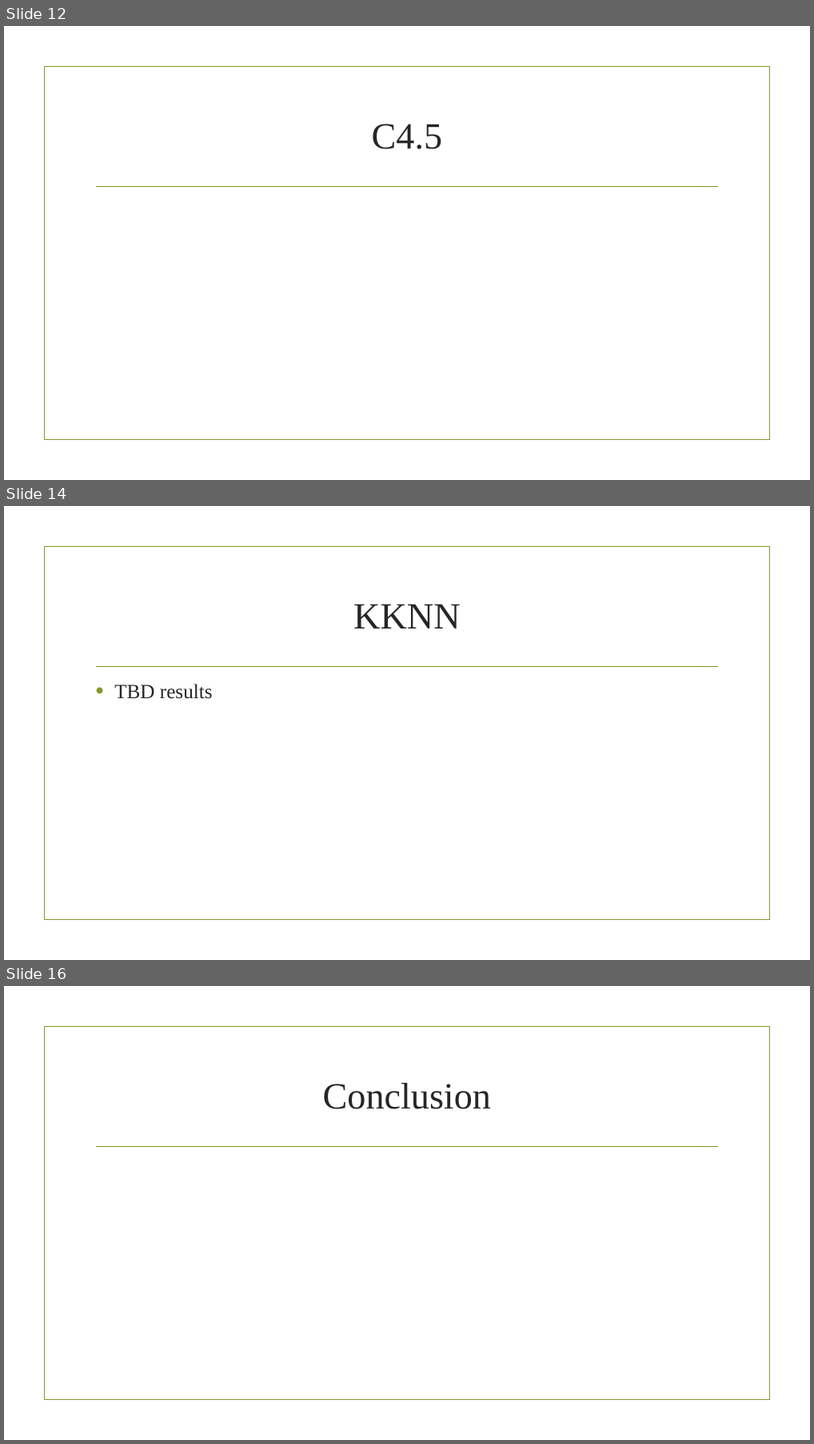
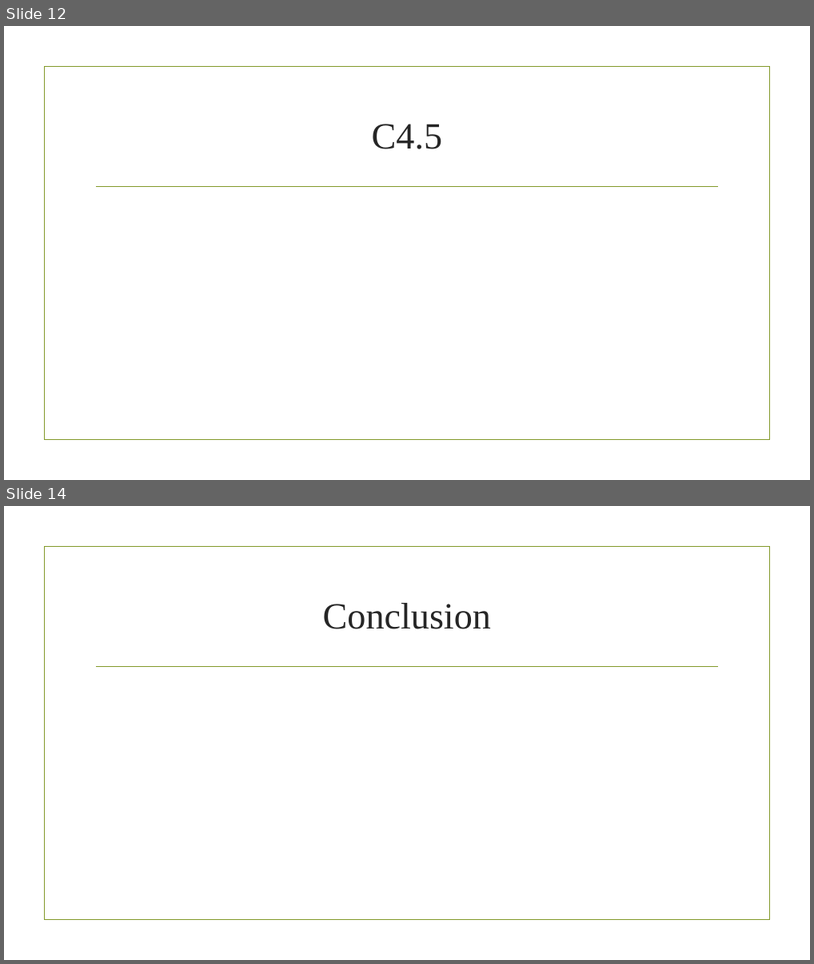
Before and after one commit to mbandam/CS513-KDD, a slide deck: final_project.pptx. Shown one above the other, each under a label of ours: slides 12, 14 and 16 before the commit, slides 12 and 14 after it; the slides between them are not shown. The pictures are 814x1444 and 814x964 pixels, drawn with LibreOffice and Linux fonts; fonts in the diff are those of the drawing; background and template pictures are left out. Boxes give left, top, right and bottom in pixels: in the first picture for what was removed or moved away, otherwise in the second. Text is boxed around its words. In the diff, an @@ line names an element or a change of style, - is before the commit and + after.

```diff
--- a/final_project.pptx
+++ b/final_project.pptx
@@ slide 14 removed at (x1=4, y1=506, x2=810, y2=960), background picture (left out); not listed: 2 template elements that a slide beside it also shows @@
@@ title removed at (x1=354, y1=604, x2=460, y2=628) @@
-KKNN
@@ text removed at (x1=114, y1=684, x2=213, y2=699) @@
-• TBD results
@@ what was slide 16 is now slide 14 @@
```
Also in this commit, not shown: 1 slide changed, 1 slide added, 2 other slides removed, 3 other files.
